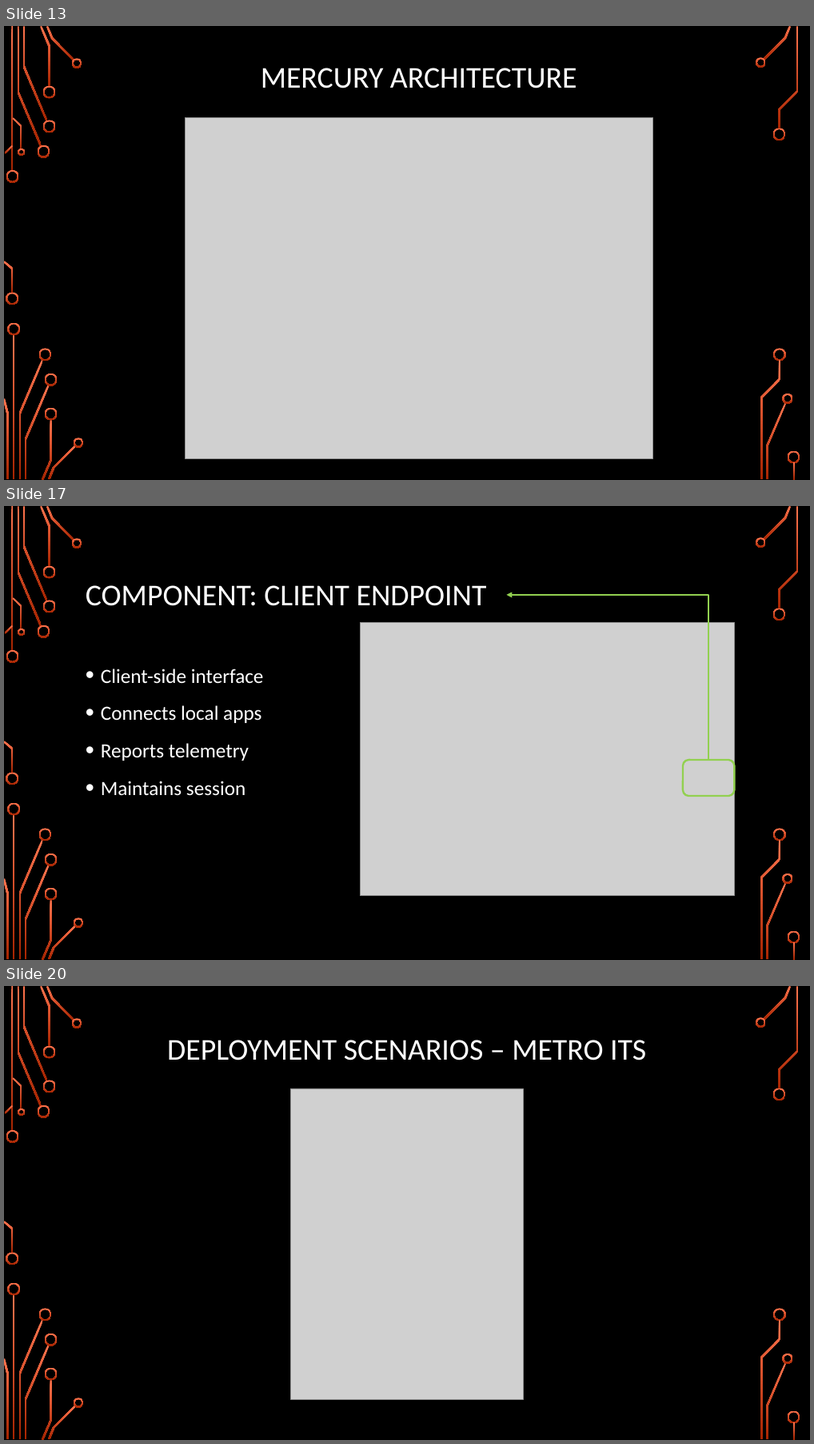
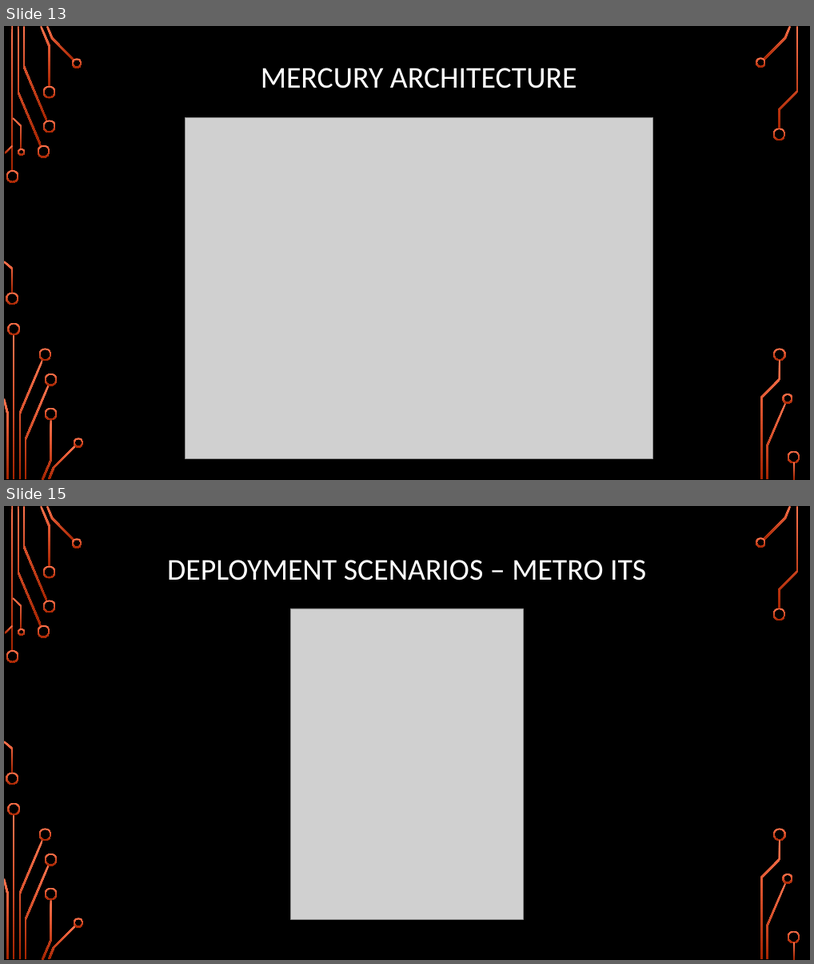
Before and after one commit to TejaKommineni/Mercury, a slide deck: presentation/Mercury-Part1.pptx. Shown one above the other, each under a label of ours: slides 13, 17 and 20 before the commit, slides 13 and 15 after it; the slides between them are not shown. The pictures are 814x1444 and 814x964 pixels, drawn with LibreOffice and Linux fonts; fonts in the diff are those of the drawing; grey boxes stand for pictures; background and template pictures are left out. Boxes give left, top, right and bottom in pixels: in the first picture for what was removed or moved away, otherwise in the second. Text is boxed around its words. In the diff, an @@ line names an element or a change of style, - is before the commit and + after.

```diff
--- a/presentation/Mercury-Part1.pptx
+++ b/presentation/Mercury-Part1.pptx
@@ slide 17 removed at (4, 506, 810, 960), background picture (left out); not listed: 36 template elements that a slide beside it also shows @@
@@ title removed at (86, 585, 487, 606) @@
-COMPONENT: CLIENT ENDPOINT
@@ elbow arrow removed from (710, 760) to (506, 595) @@
@@ picture removed at (360, 623, 734, 896) @@
@@ text removed at (101, 668, 264, 796) @@
-• Client-side interface
-• Connects local apps
-• Reports telemetry
-• Maintains session
@@ rounded rectangle removed at (683, 760, 734, 796) @@
@@ what was slide 20 is now slide 15 @@
```
Also in this commit, not shown: 1 slide changed, 4 other slides removed.
